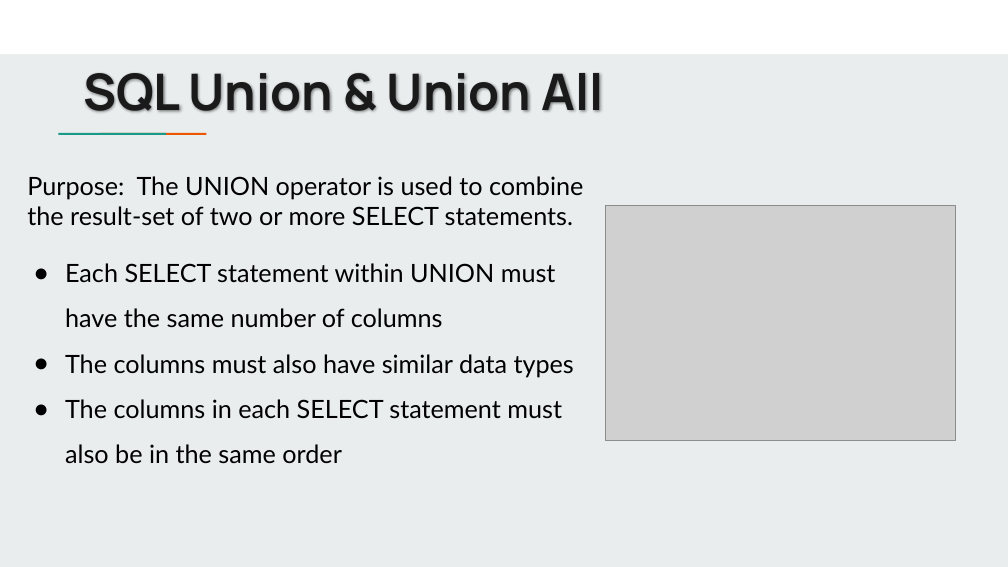
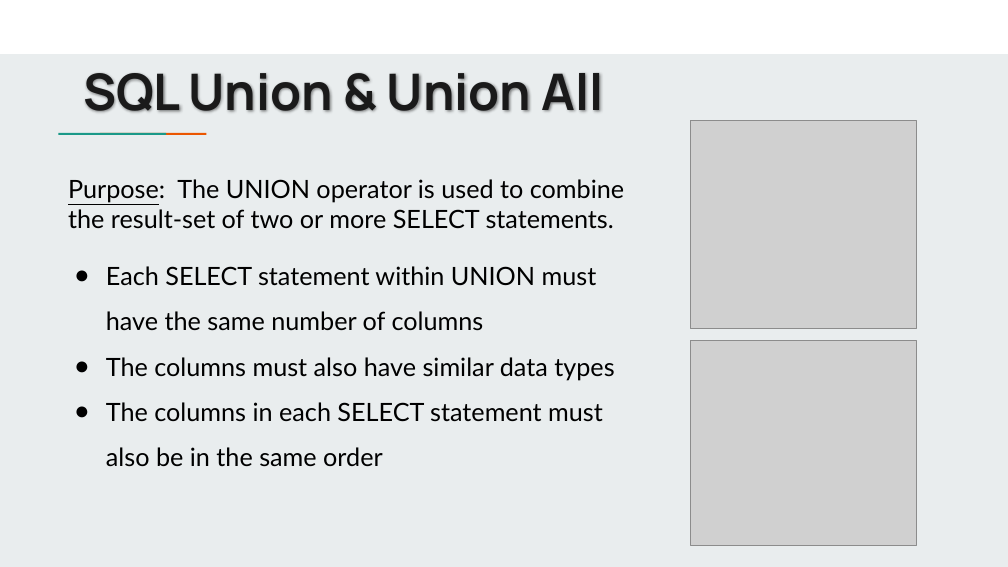
Before and after one commit to jbergmann56/OSDA-DataManipulationAndManagement, a slide deck: slide 7 of Lectures/Manipulating Data Pt. 2 (4).pptx (slide 18 before the commit). Drawn at 1008x567 pixels with LibreOffice and Linux fonts; fonts in the diff are those of the drawing; grey boxes stand for pictures. Boxes give left, top, right and bottom in pixels: in the first picture for what was removed or moved away, otherwise in the second. Text is boxed around its words. In the diff, an @@ line names an element or a change of style, - is before the commit and + after.

```diff
--- a/Lectures/Manipulating Data Pt. 2 (4).pptx
+++ b/Lectures/Manipulating Data Pt. 2 (4).pptx
@@ picture added at box(690, 120, 917, 328) @@
@@ text "Purpose: The UNION operator is ...": place and size @@
-text "Purpose: The UNION operator is ..." at box(27, 176, 583, 464)
+text "Purpose: The UNION operator is ..." at box(68, 179, 624, 467)
@@ text at box(68, 179, 624, 229): underline on in "Purpose:" @@
@@ picture removed at box(606, 206, 956, 441) @@
@@ picture added at box(690, 340, 917, 544) @@
```
Also in this commit, not shown: 5 other slides changed, 2 slides added, 11 slides removed, 11 other files.
